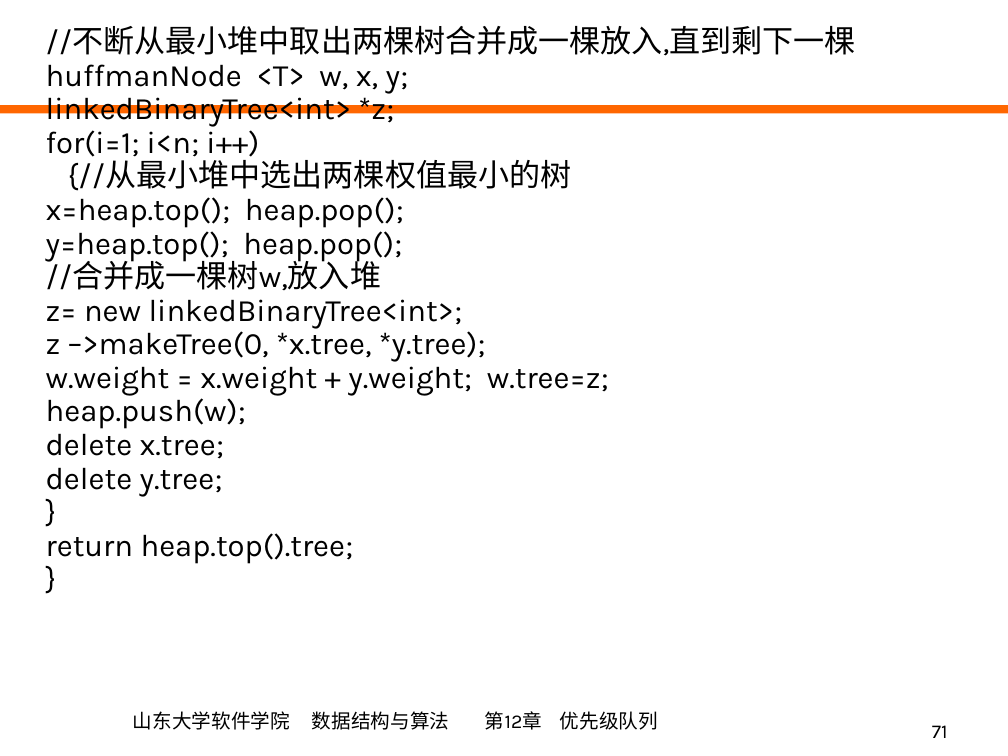
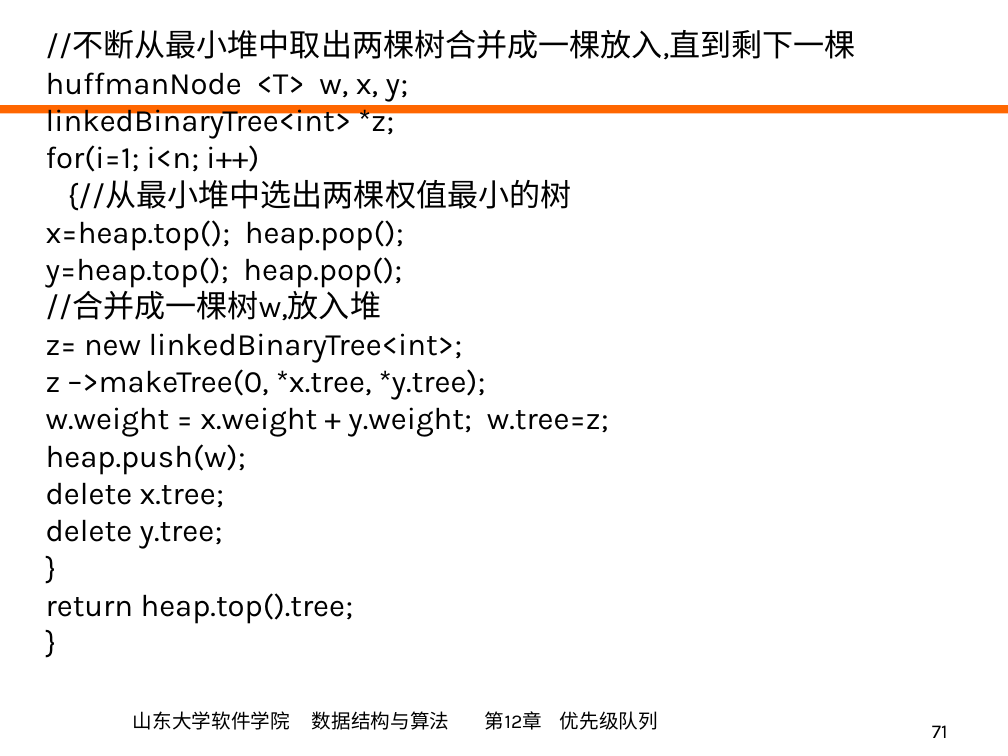
Before and after one commit to mannerth/data-structure-review, a slide deck: slide 71 of PPT/ch12.ppt. Drawn at 1008x756 pixels with LibreOffice and Linux fonts; fonts in the diff are those of the drawing. Boxes give left, top, right and bottom in pixels: in the first picture for what was removed or moved away, otherwise in the second. Text is boxed around its words. In the diff, an @@ line names an element or a change of style, - is before the commit and + after.

```diff
--- a/PPT/ch12.ppt
+++ b/PPT/ch12.ppt
@@ text "//不断从最小堆中取出两棵树合并成一棵放入,直到剩下一棵" at bbox=[46, 30, 856, 623]: line spacing 0.9 to 1 @@
```
Also in this commit, not shown: 4 other slides changed, 12 other files.
